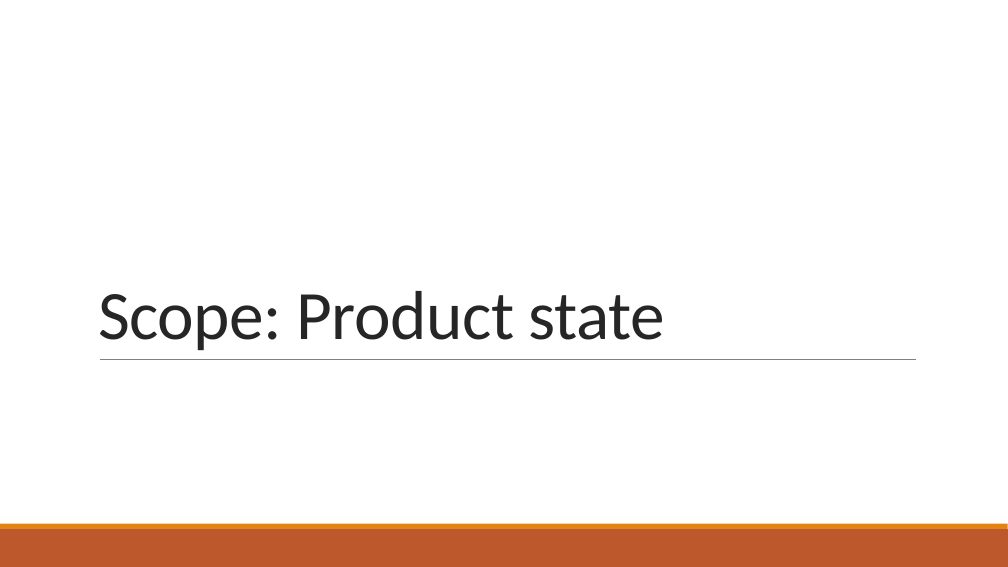
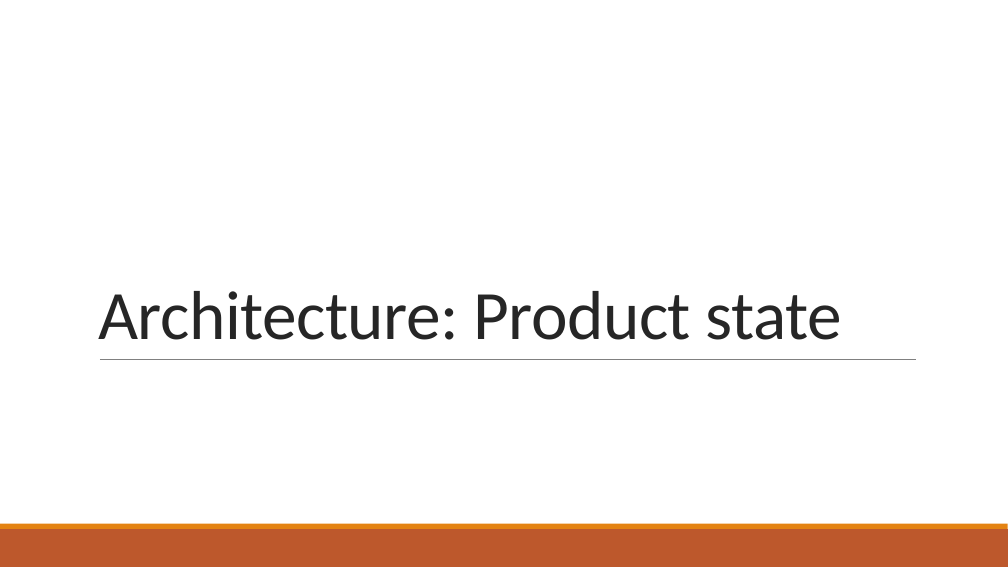
Before and after one commit to ofrendo/kronos, a slide deck: slide 9 of doc/Presentation.pptx. Drawn at 1008x567 pixels with LibreOffice and Linux fonts; fonts in the diff are those of the drawing. Boxes give left, top, right and bottom in pixels: in the first picture for what was removed or moved away, otherwise in the second. Text is boxed around its words. In the diff, an @@ line names an element or a change of style, - is before the commit and + after.

```diff
--- a/doc/Presentation.pptx
+++ b/doc/Presentation.pptx
@@ title at [98, 291, 842, 340]: text changed @@
-Scope: Product state
+Architecture: Product state
```
Also in this commit, not shown: 9 other slides changed, 17 slides added, 3 slides removed.
